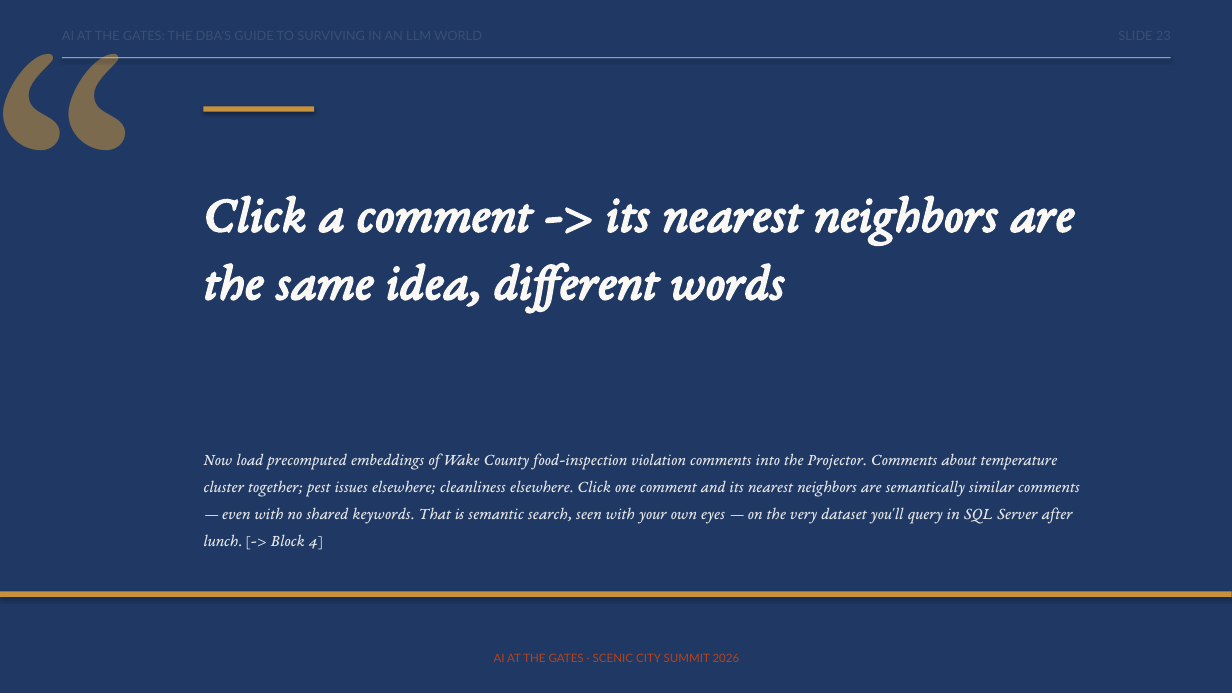
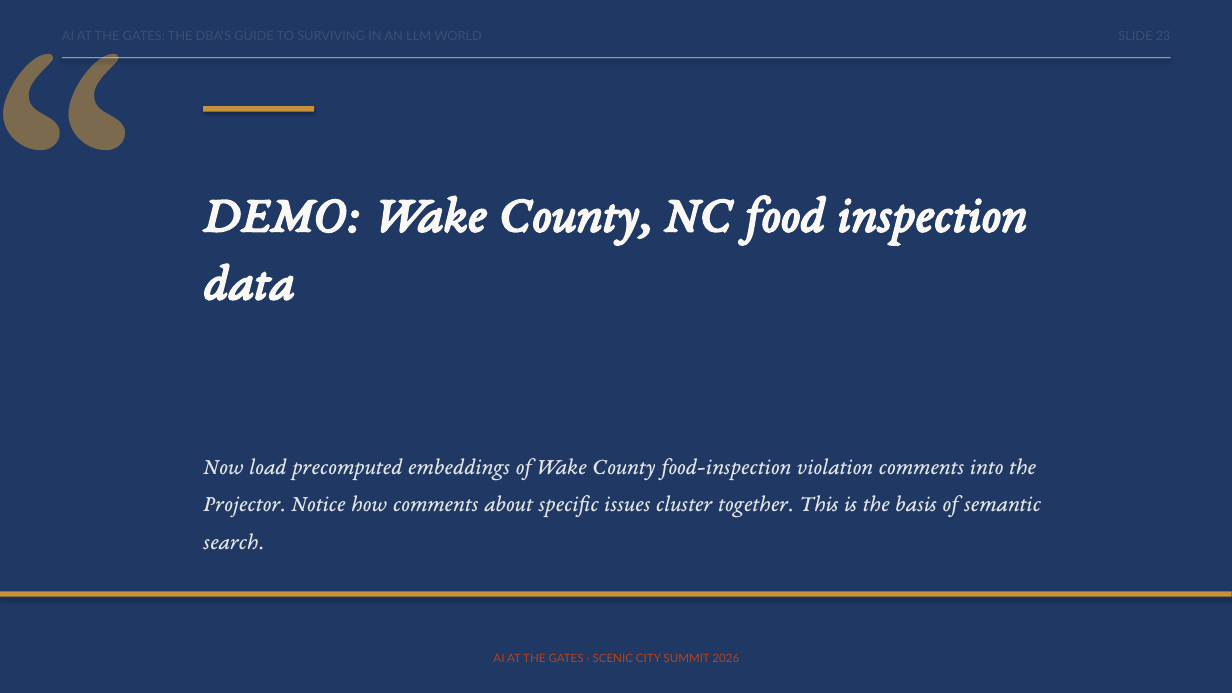
Before and after one commit to feaselkl/AI-at-the-Gates, a slide deck: slide 24 of slides/scenic-city-aigates-precon.pptx (slide 23 before the commit). Drawn at 1232x693 pixels with LibreOffice and Linux fonts; fonts in the diff are those of the drawing. Boxes give left, top, right and bottom in pixels: in the first picture for what was removed or moved away, otherwise in the second. Text is boxed around its words. In the diff, an @@ line names an element or a change of style, - is before the commit and + after.

```diff
--- a/slides/scenic-city-aigates-precon.pptx
+++ b/slides/scenic-city-aigates-precon.pptx
@@ text "“" rewrapped from [0,0,407,333] to [0,0,407,363] @@
@@ text removed at [203,195,1074,311] @@
-Click a comment -> its nearest neighbors are the same idea, different words
@@ text added at [203,195,1026,301], 40 pt, text #FAF8F4, bold, italic @@
+DEMO: Wake County, NC food inspection data
@@ text at [203,458,1041,550]: text changed; size 13 to 18 pt @@
-Now load precomputed embeddings of Wake County food-inspection violation comments into the Projector. Comments about temperature cluster together; pest issues elsewhere; cleanliness elsewhere. Click one comment and its nearest neighbors are semantically similar comments — even with no shared keywords. That is semantic search, seen with your own eyes — on the very dataset you'll query in SQL Server after lunch. [-> Block 4]
+Now load precomputed embeddings of Wake County food-inspection violation comments into the Projector. Notice how comments about specific issues cluster together. This is the basis of semantic search.
```
Also in this commit, not shown: 109 other slides changed, 1 slide added, 1 slide removed.
